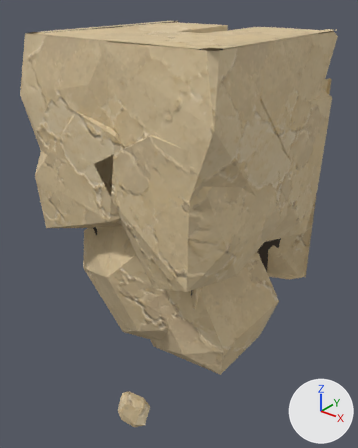
A saved change to the glTF model assets/custom/models/ground_modules/ground_bottom_square_end_01.glb.
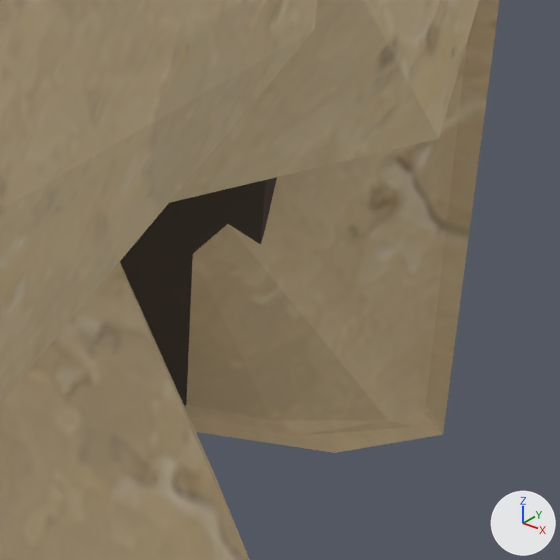
The first picture shows the older version from a 50 mm lens placed at (1.97, -1.38, 1.19), pointed at (0.47, 0.48, 0.04). The close-ups show the older and then the newer version on the part from 67% to 90% of the width and 47% to 66% of the height of that picture. Only the edits that show in the close-ups are written down. Lighting does not change. The marker at lower right points along +X, +Y and +Z.

Names of what the first close-up shows: 'GroundBottomSquareEnd01_Body'.
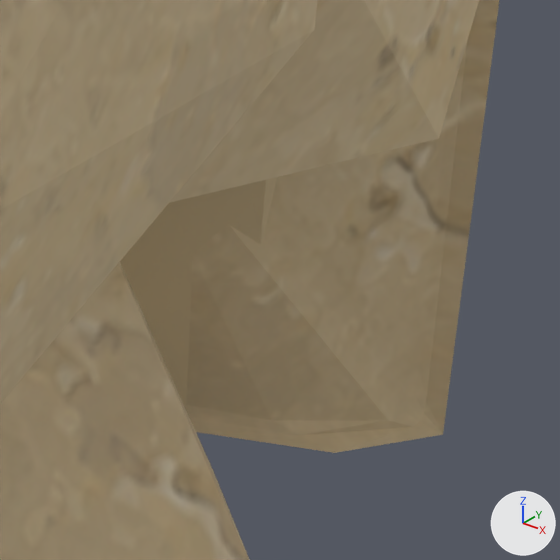
Edits to the bpy script that builds the scene:
```text
Change mat_groundmodulerecess:
    mat_groundmodulerecess.base_color: (0.06, 0.045, 0.032) -> (0.61, 0.48, 0.28)  # brown #453c32 -> beige #cdb890
```

What differs and where, as boxes (x1, y1, x2, y2) in the close-ups (560 x 560 px):
'GroundBottomSquareEnd01_Body', recoloured (lighter): (117, 175, 280, 408) in both
